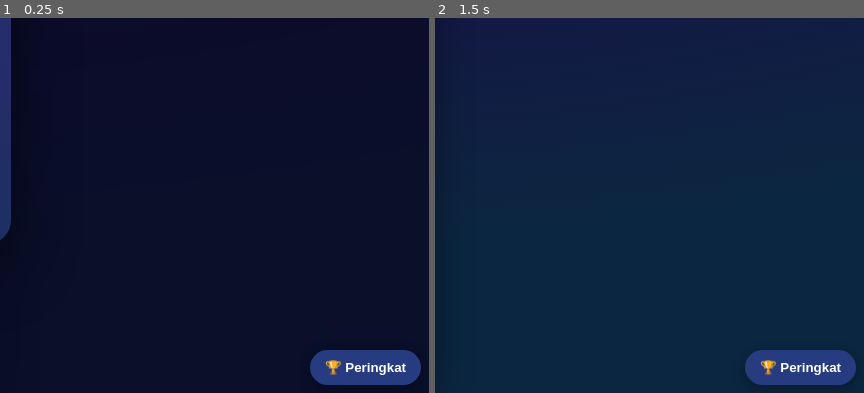
Above: before the commit, frames 1-2 (left to right).
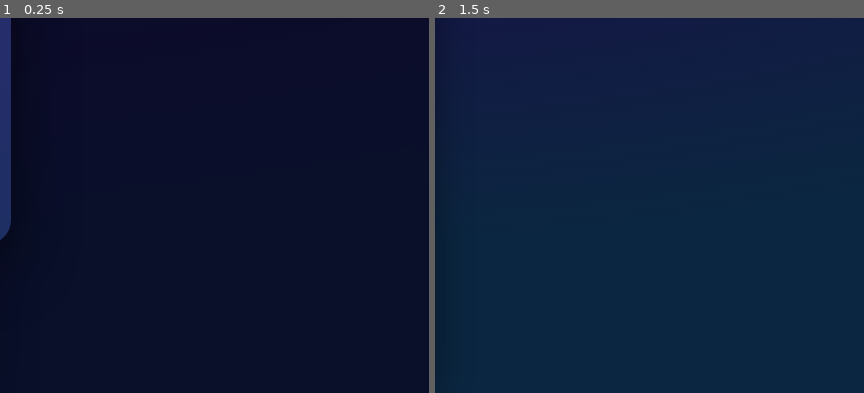
Above: after the commit, the same moments.

Repository: vexelkang-cell/gamepai
Game: browser game, page games/tetris-geser/index.html
Two runs of this game, one before a commit and one after it. Both use one fixed random seed, a clock stepped at 60 frames per second and the inputs below.
Inputs:
- Up to frame 1 (0.25 s): no input
- Up to frame 2 (1.5 s): click "Main" at 0.27 s; hold Right from 1.03 s (still down); tap X at 1.1 s
The pictures show only the part of the screen within x 50-100%, y 50-100%; the shares and areas given below are measured in that part.

The runs differ from the first frame. In frame 1, 2.3% of the frame differs, in the area x 72-99%, y 88-98%; in frame 2, 2.3%.

Commit message:
Hide leaderboard button in Tetris Geser gameplay

Diff:
--- a/games/tetris-geser/index.html
+++ b/games/tetris-geser/index.html
@@ -416,5 +416,5 @@
 hud();fit();requestAnimationFrame(loop);
 })();
 </script>
-<script src="/vexel-leaderboard.js" data-game-id="tetris-geser" defer></script></body>
+<script src="/vexel-leaderboard.js" data-game-id="tetris-geser" data-hide-panel="true" defer></script></body>
 </html>
